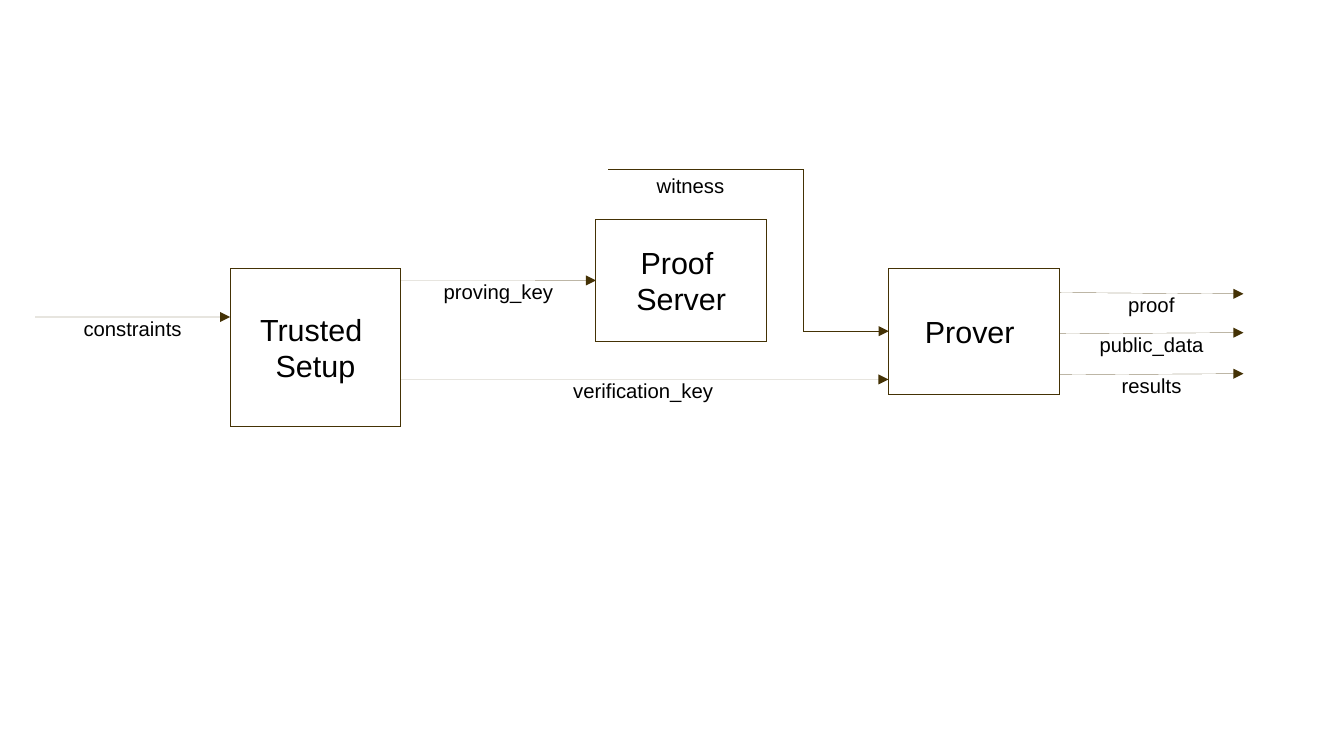
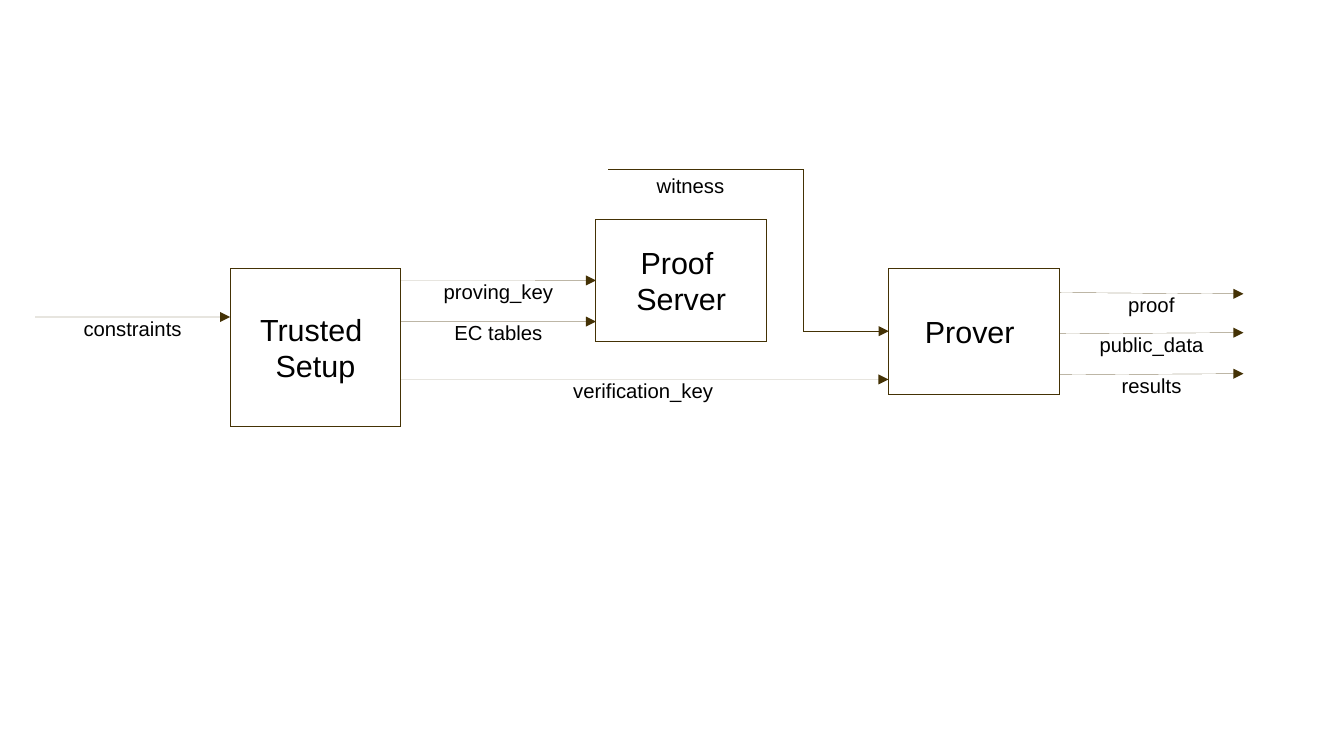
Before and after one commit to druiz0992/cusnarks, a slide deck: slide 5 of doc/cusnarks.odp. Drawn at 1344x756 pixels with LibreOffice and Linux fonts; fonts in the diff are those of the drawing. Boxes give left, top, right and bottom in pixels: in the first picture for what was removed or moved away, otherwise in the second. Text is boxed around its words. In the diff, an @@ line names an element or a change of style, - is before the commit and + after.

Commit message:
Fixed EC table precomputation

```diff
--- a/doc/cusnarks.odp
+++ b/doc/cusnarks.odp
@@ line added at (401,322,596,322), outline #443205 0 pt, 12 pt, text #000000 @@
+EC tables
```
Also in this commit, not shown: 7 other files.
